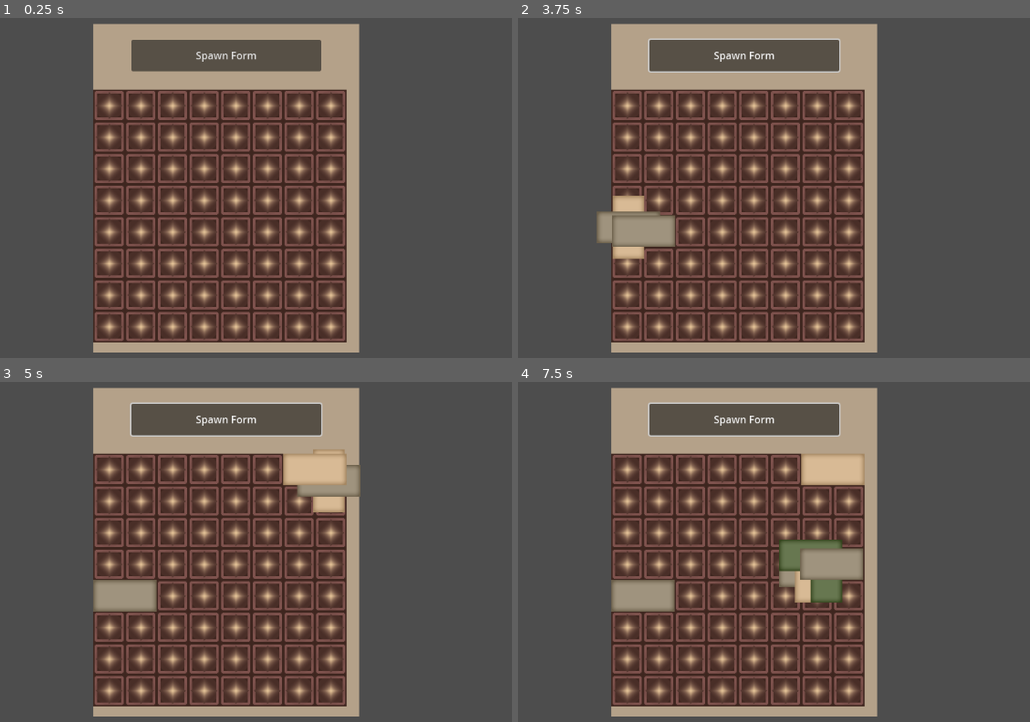
Above: before the commit, frames 1-4 (two rows, left to right).
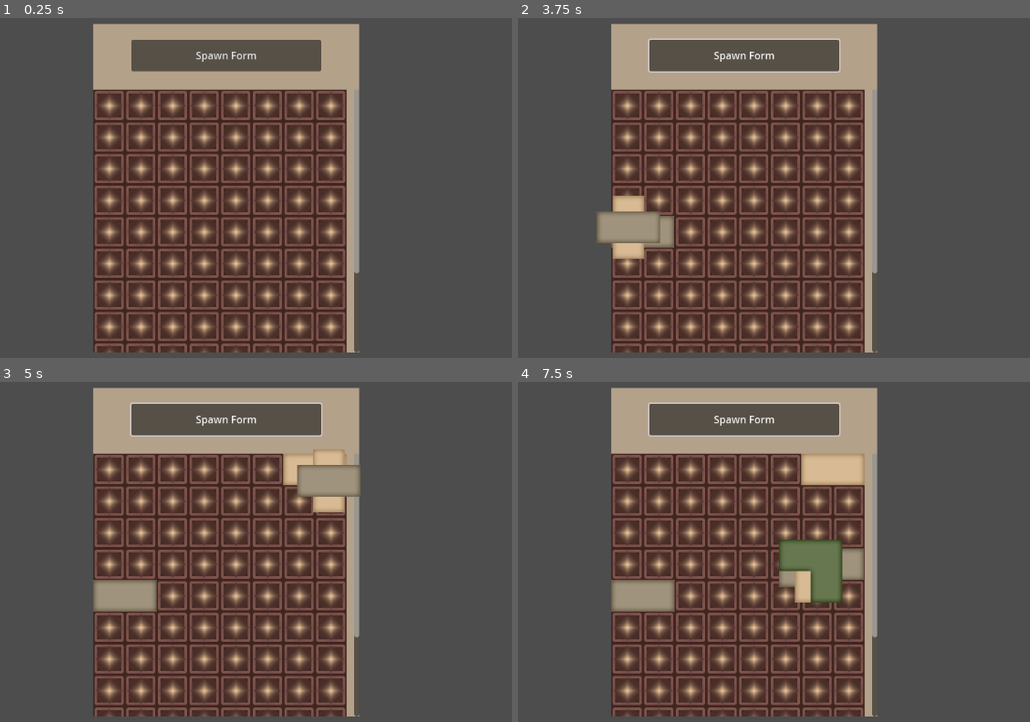
Above: after the commit, the same moments.

Repository: Bloham/LD54-Limited_Space
Game: Godot game, scene res://main.tscn
Two runs of this game, one before a commit and one after it. Both use one fixed random seed, a clock stepped at 60 frames per second and the inputs below. The project has no main scene, so this scene is started directly.
Inputs (mouse positions are in pixels of both pictures, inside the frame that each line leads up to):
- Up to frame 1 (0.25 s): no input
- Up to frame 2 (3.75 s): click "Spawn Form" at 0.5 s; click "Spawn Form" at 1.25 s; click "Spawn Form" at 2 s; tap Enter at 2.75 s; move the mouse to (932, 188) at 2.77 s; click (932, 188) at 2.85 s; tap Space at 3.5 s; move the mouse to (630, 228) at 3.52 s; click (630, 228) at 3.6 s
- Up to frame 3 (5 s): tap Enter at 4.25 s; move the mouse to (327, 480) at 4.27 s; right-click (327, 480) at 4.35 s; click (327, 480) at 4.55 s
- Up to frame 4 (7.5 s): tap Space at 5, 6.5 s; move the mouse to (738, 654) at 5.02 s; click (738, 654) at 5.1 s; tap Enter at 5.75 s; move the mouse to (994, 633) at 5.77 s; click (994, 633) at 5.85 s; move the mouse to (553, 511) at 6.52 s; right-click (553, 511) at 6.6 s; click (553, 511) at 6.8 s; move the mouse to (809, 572) at 7.27 s; click (809, 572) at 7.35 s

The runs differ from the first frame. In frame 1, 2.2% of the frame differs, in the area x 18-71%, y 21-99%; in frame 2, 2.4%; in frame 3, 2.7%; in frame 4, 2.9%.
Error in both runs: Invalid access of index '90051' on a base object of type: 'Array'. (res://inventory.gd:120)

Commit message:
Bug fixes and clean up. MS1 Done

Diff:
--- a/inventory.gd
+++ b/inventory.gd
@@ -15,7 +15,7 @@
 # Called when the node enters the scene tree for the first time.
 func _ready():
 	#the number of slots to instanciate
-	for i in range(64):
+	for i in range(96):
 		create_slots()
 
 
@@ -119,6 +119,10 @@
 	var calculated_grid_id = current_slot.slot_ID + icon_ancor.x * col_count + icon_ancor.y
 	item_held._snap_to(grid_array[calculated_grid_id].global_position)
 
+	item_held.get_parent().remove_child(item_held)
+	grid_container.add_child(item_held)
+	item_held.global_position = get_global_mouse_position()
+
 	item_held.grid_ancor = current_slot
 	for grid in item_held.item_grids:
 		var grid_to_check = current_slot.slot_ID + grid[0] + grid[1] * col_count
@@ -136,6 +140,10 @@
 	item_held = current_slot.item_stored
 	item_held.selected = true
 
+	item_held.get_parent().remove_child(item_held)
+	add_child(item_held)
+	item_held.global_position = get_global_mouse_position()
+
 	for grid in item_held.item_grids:
 		var grid_to_check = item_held.grid_ancor.slot_ID + grid[0] + grid[1] * col_count
 		grid_array[grid_to_check].state = grid_array[grid_to_check].States.FREE
